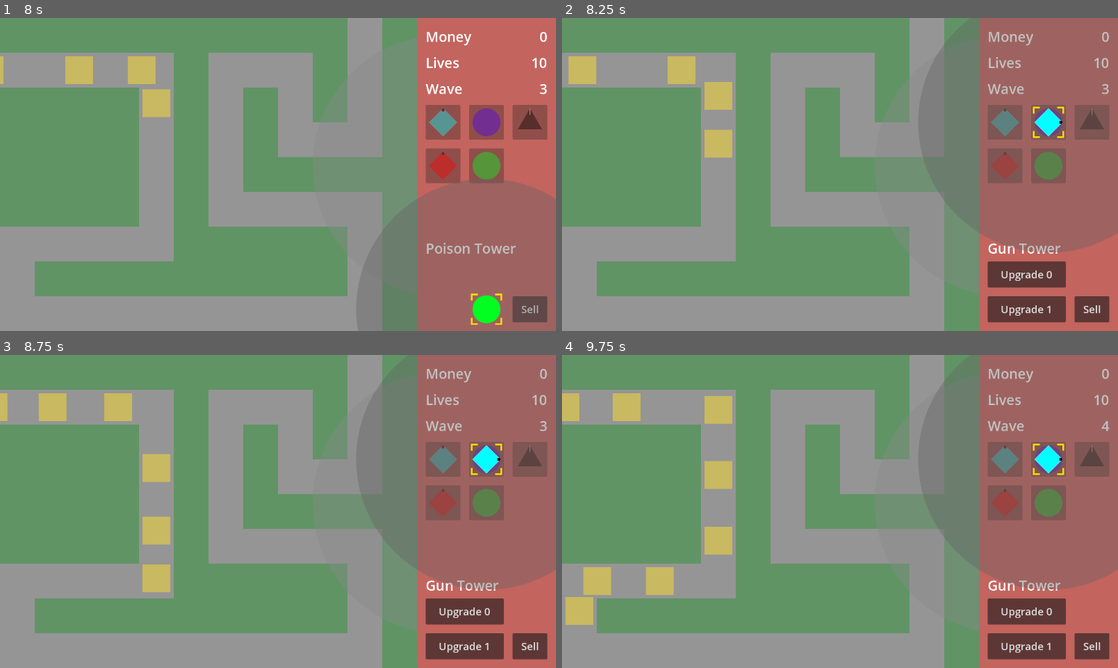
Above: before the commit, frames 1-4 (two rows, left to right).
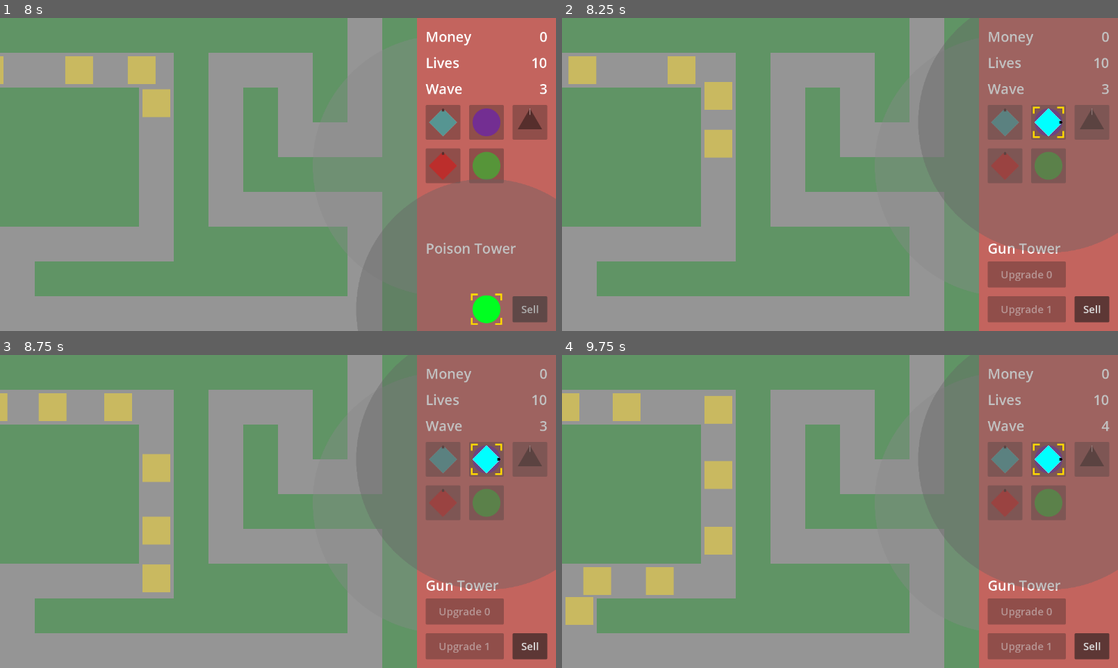
Above: after the commit, the same moments.

Repository: phrasmotica/godot-tower-defence
Game: Godot game, scene res://scenes/game.tscn
Same seed, same stepped clock (60 frames per second), same inputs: the game is played once before the commit and once after it.
Inputs (mouse positions are in pixels of both pictures, inside the frame that each line leads up to):
- Up to frame 1 (8 s): click "Start" at 0.5 s; click (444, 121) at 1.25 s; click (489, 121) at 2 s; click (528, 121) at 2.75 s; click (444, 165) at 3.5 s; click (489, 165) at 4.25 s; click "Move here to cancel" at 5 s; tap Enter (ui_accept) at 5.75, 6.02, 7.52 s; move the mouse to (400, 158) at 5.77 s; hold Shift (fast_forward) 5.78-6.5 s; tap . (next_tower) at 5.85 s; click (400, 158) at 5.92 s; click "Upgrade 0" at 6.5 s; move the mouse to (166, 190) at 7.27 s; tap , (previous_tower) at 7.35 s
- Up to frame 2 (8.25 s): move the mouse to (895, 105) at 8.02 s; hold Shift (fast_forward) from 8.03 s (still down); tap . (next_tower) at 8.1 s
- Up to frame 3 (8.75 s): keep holding Shift (fast_forward)
- Up to frame 4 (9.75 s): move the mouse to (812, 574) at 8.77 s; tap , (previous_tower) at 8.85 s; click (812, 574) at 8.92 s; tap Enter (ui_accept) at 9.02 s; move the mouse to (1006, 558) at 9.52 s; release Shift (fast_forward) at 9.53 s; tap . (next_tower) at 9.6 s

Frame 1 is identical in both runs. In frame 2, 2.4% of the frame differs, in the area x 76-91%, y 77-98%; in frame 3, 2.4%; in frame 4, 2.4%.
Error in both runs: Cannot call method 'queue_free' on a null value. (res://scripts/game_ui.gd:167)

Commit message:
Ensure upgrade tower buttons are updated when the selected tower changes

Diff:
--- a/scenes/game.tscn
+++ b/scenes/game.tscn
@@ -238,6 +238,7 @@
 [connection signal="wave_sent" from="Managers/WavesManager" to="GameUI" method="_on_waves_manager_wave_sent"]
 [connection signal="enemy_died" from="Enemies/PathWaypoints" to="Managers/BankManager" method="_on_path_waypoints_enemy_died"]
 [connection signal="enemy_reached_end" from="Enemies/PathWaypoints" to="Managers/LivesManager" method="_on_path_waypoints_enemy_reached_end"]
+[connection signal="selected_tower_changed" from="Towers" to="Managers/BankManager" method="_on_towers_selected_tower_changed"]
 [connection signal="selected_tower_changed" from="Towers" to="GameUI" method="_on_towers_selected_tower_changed"]
 [connection signal="tower_deselected" from="Towers" to="GameUI" method="_on_towers_tower_deselected"]
 [connection signal="tower_sold" from="Towers" to="Managers/BankManager" method="_on_towers_tower_sold"]
--- a/scripts/bank_manager.gd
+++ b/scripts/bank_manager.gd
@@ -37,3 +37,7 @@
 func _on_game_ui_tower_upgrade_finish(_tower: Tower, _next_level: TowerLevel):
 	# allows tower upgrade buttons to update their state
 	money_changed.emit(current_money)
+
+func _on_towers_selected_tower_changed(_tower:Tower):
+	# allows tower upgrade buttons to update their state
+	money_changed.emit(current_money)
--- a/scripts/game_ui.gd
+++ b/scripts/game_ui.gd
@@ -204,9 +204,6 @@
 	upgrade_button_1.show()
 	upgrade_button_1.set_upgrade_level(tower)
 
-	# TODO: disable upgrade buttons if we can't afford the upgrade(s).
-	# Need to pass in the current money somehow
-
 	sell_button.show()
 
 	game_tint.show()
